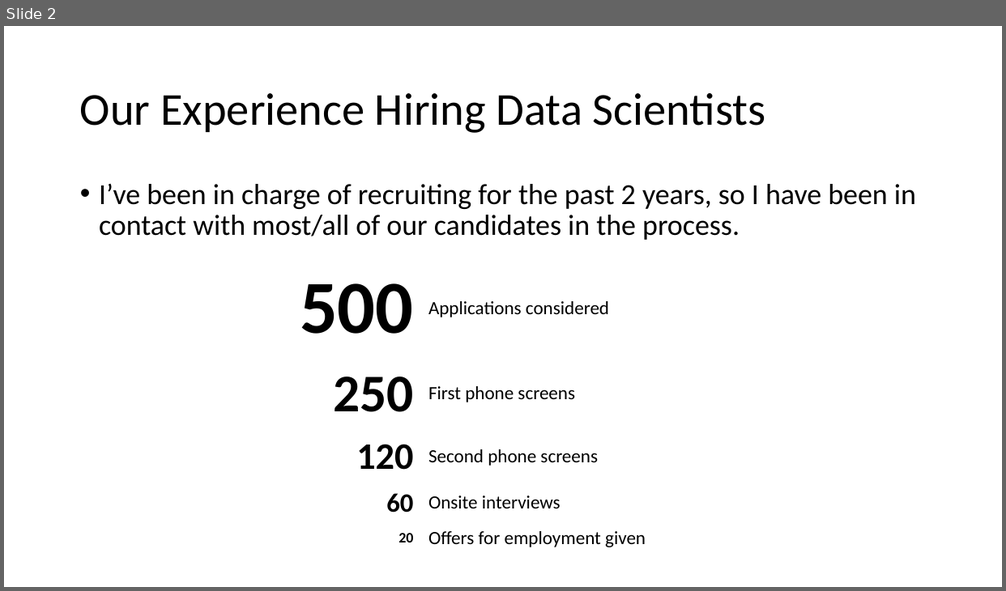
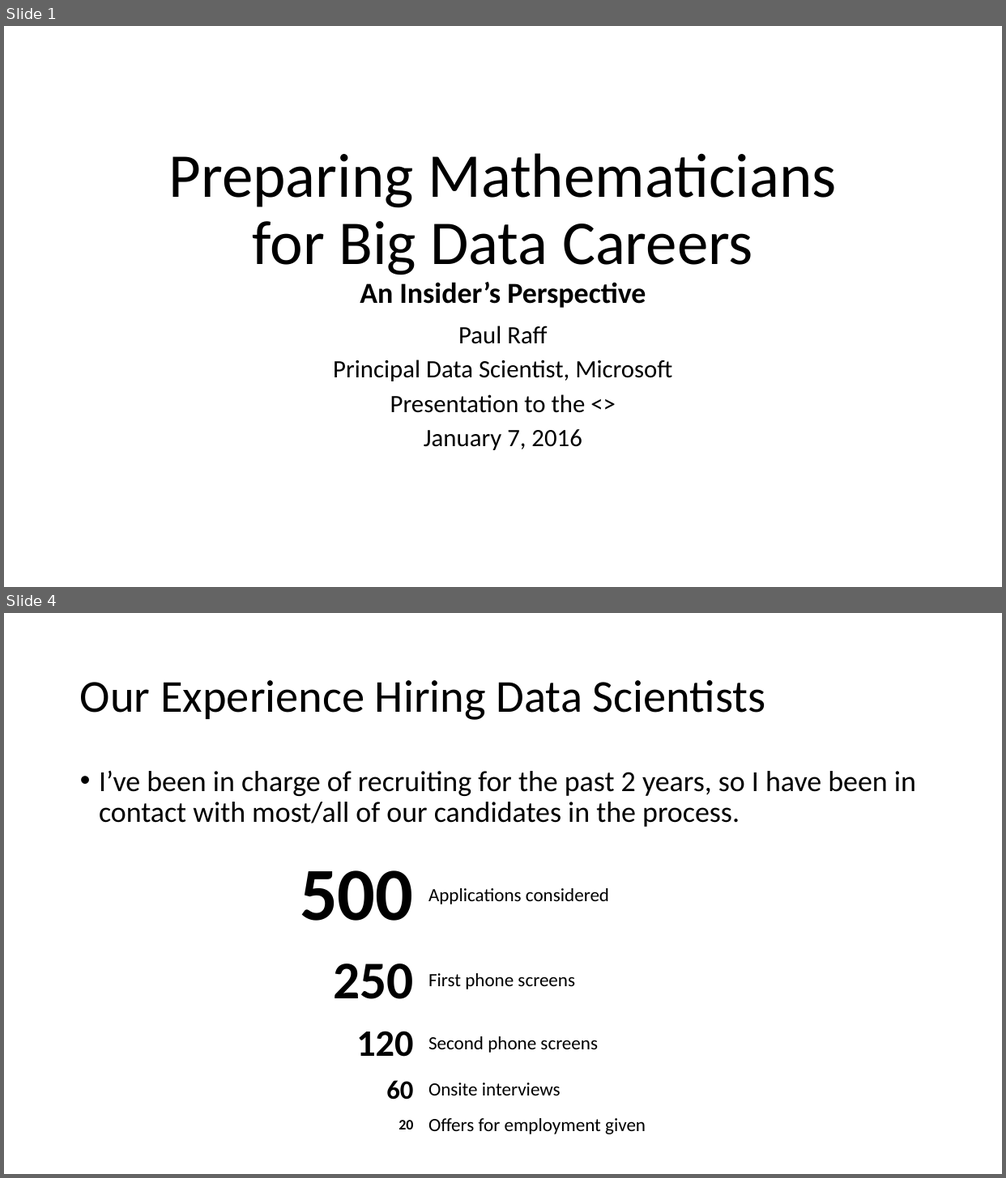
Before and after one commit to paulraff/2016JointMeetings, a slide deck: Preparing Mathematicians for Data Science Careers.pptx. Shown one above the other, each under a label of ours: slide 2 before the commit, slides 1 and 4 after it; the slides between them are not shown. The pictures are 1006x591 and 1006x1178 pixels, drawn with LibreOffice and Linux fonts; fonts in the diff are those of the drawing. Boxes give left, top, right and bottom in pixels: in the first picture for what was removed or moved away, otherwise in the second. Text is boxed around its words. In the diff, an @@ line names an element or a change of style, - is before the commit and + after.

```diff
--- a/Preparing Mathematicians for Data Science Careers.pptx
+++ b/Preparing Mathematicians for Data Science Careers.pptx
@@ slide 1 added at box(4, 26, 1002, 587), background #FFFFFF @@
@@ title added at box(169, 153, 836, 308), 60 pt, text #000000 @@
+Preparing Mathematicians for Big Data Careers
+An Insider’s Perspective
@@ subtitle added at box(333, 326, 672, 450), 24 pt, text #000000 @@
+Paul Raff
+Principal Data Scientist, Microsoft
+Presentation to the <>
+January 7, 2016
@@ what was slide 2 is now slide 4 @@
```
Also in this commit, not shown: 7 slides changed, 4 other slides added, 2 slides removed.
